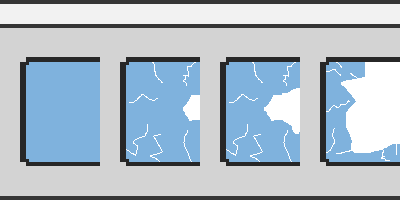
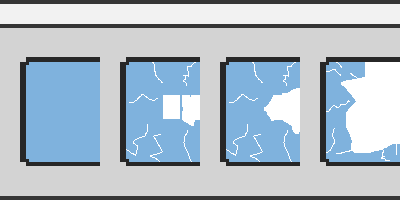
Two versions of the same layered image (400×200). Layer-by-layer changes:
removed layer "Pasted Layer" over [182, 95, 195, 126]
painted on "damage-0" over [163, 95, 180, 119]
